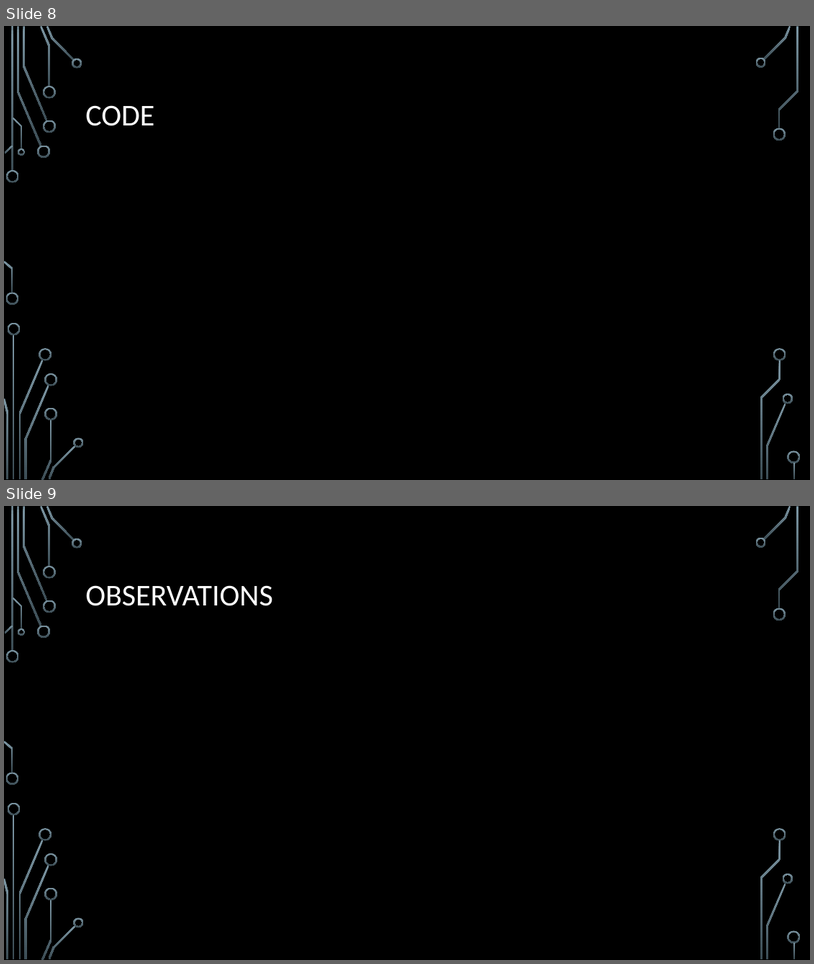
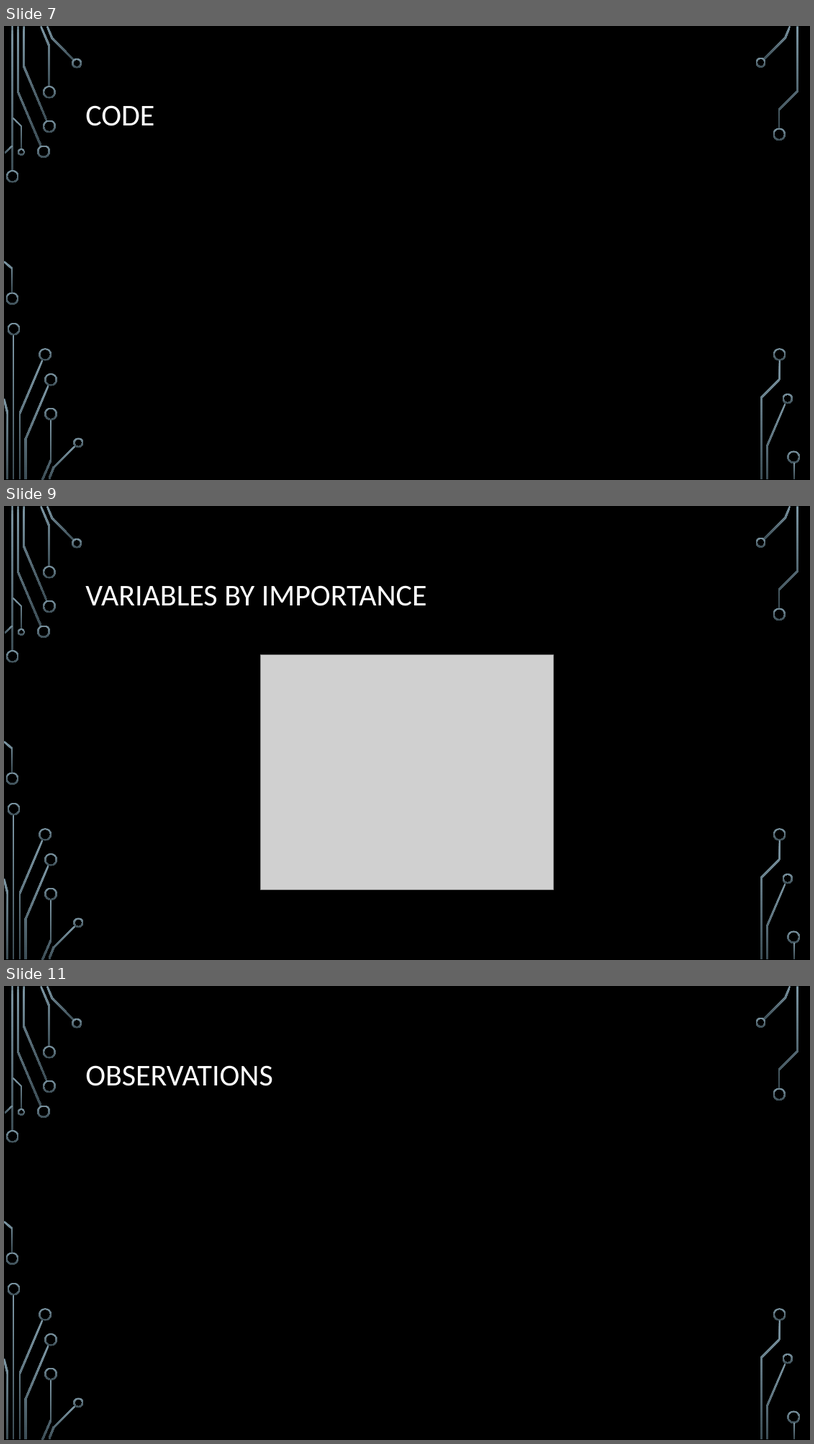
Before and after one commit to aydare/DDS_401_TeamNI_Case_Study2, a slide deck: Presentation & Dashboard/DDS401_TeamNI_Case_Study_2.pptx. Shown one above the other, each under a label of ours: slides 8 and 9 before the commit, slides 7, 9 and 11 after it; the slides between them are not shown. The pictures are 814x964 and 814x1444 pixels, drawn with LibreOffice and Linux fonts; fonts in the diff are those of the drawing; grey boxes stand for pictures; background and template pictures are left out. Boxes give left, top, right and bottom in pixels: in the first picture for what was removed or moved away, otherwise in the second. Text is boxed around its words. In the diff, an @@ line names an element or a change of style, - is before the commit and + after.

```diff
--- a/Presentation & Dashboard/DDS401_TeamNI_Case_Study_2.pptx
+++ b/Presentation & Dashboard/DDS401_TeamNI_Case_Study_2.pptx
@@ slide 9 added at (x1=4, y1=506, x2=810, y2=960), background picture (left out); not listed: 36 template elements that a slide beside it also shows @@
@@ title added at (x1=85, y1=585, x2=427, y2=606), 36 pt, text #FFFFFF @@
+VARIABLES BY IMPORTANCE
@@ picture added at (x1=260, y1=655, x2=553, y2=889) @@
@@ what was slide 8 is now slide 7 @@
@@ what was slide 9 is now slide 11 @@
```
Also in this commit, not shown: 2 other slides added, 1 slide removed, 6 other files.
